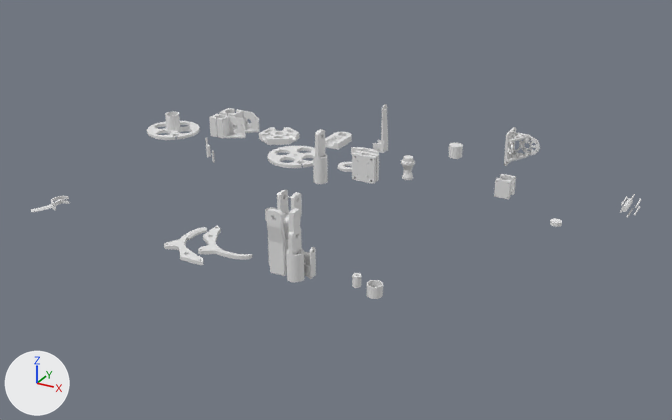
The Blender file robot-parts/robot-parts-2.blend as it was, and as the next commit left it.
Rendered twice from a 50 mm camera at (915.0, -1225.0, 751.0) aimed at (78.0, 297.0, -10.0). The axes (+X, +Y, +Z) are drawn at lower left. The lights are the same throughout.

Names of what the first picture shows: 'arm-upper', 'base', 'base-disk', 'claw-L', 'claw-R', 'disk', 'elbow-joint', 'finger-piece', 'hand-piece', 'motor-mount-2', 'mount-plate', 'mount1-2', 'thread-end', 'thumb-piece'.
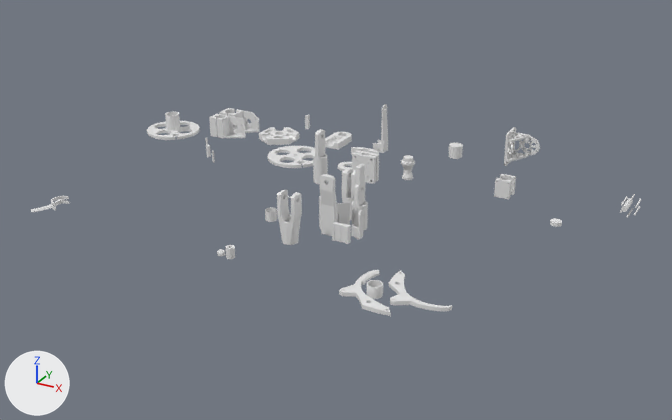
What differs and where, as boxes (x1, y1, x2, y2) in the pictures (672 x 420 px):
'arm-upper', moved
    before: (266, 209, 288, 276)
    after: (319, 174, 350, 236)
'hand-piece', moved
    before: (286, 208, 305, 282)
    after: (352, 164, 368, 230)
'claw-L', moved
    before: (164, 227, 207, 265)
    after: (339, 270, 391, 316)
'claw-R', moved
    before: (198, 226, 252, 259)
    after: (389, 271, 452, 311)
'elbow-joint', moved
    before: (275, 213, 289, 240)
    after: (342, 168, 356, 220)
'thumb-piece', moved
    before: (304, 247, 316, 279)
    after: (351, 210, 364, 240)
'finger-piece', moved
    before: (304, 251, 310, 265)
    after: (332, 222, 351, 244)
'thread-end', moved
    before: (352, 273, 361, 288)
    after: (225, 245, 235, 259)
'clamp-hole', added
    after: (305, 115, 310, 129)

Patch to the scene script:
```diff
--- a/robot-parts/robot-parts-2.blend.py
+++ b/robot-parts/robot-parts-2.blend.py
@@ me_cube_006 @@
+me_cube_006.from_pydata(...)  # a box spanning x -6.3..1.9, y -2.4..-0.4, z -15.5..15.5; a box spanning x -3.2..-1.2, y 1.3..9.4, z -15.5..15.4
@@ ob_claw_r @@
 ob_claw_r = bpy.data.objects.new('claw-R', me_cylinder_018)
-ob_claw_r.location = (-50.0, 44.0, 0.0)
+ob_claw_r.location = (335.0, 44.0, 0.0)
 ob_claw_r.rotation_euler = (-0.00137, 0.00191, -1.037)  # degrees (-0.1, 0.1, -59)
@@ ob_hand_piece @@
 ob_hand_piece = bpy.data.objects.new('hand-piece', me_circle_016)
-ob_hand_piece.location = (169.0, -12.0, 0.0)
+ob_hand_piece.location = (169.0, 225.0, 0.0)
 ob_hand_piece.scale = (11.2, 11.2, 11.2)
@@ ob_arm_upper @@
 ob_arm_upper = bpy.data.objects.new('arm-upper', me_circle_015)
-ob_arm_upper.location = (132.0, -11.0, 0.0)
+ob_arm_upper.location = (132.0, 170.0, 0.0)
 ob_arm_upper.rotation_euler = (0.0, 0.0, -1.571)  # degrees (0, 0, -90)
@@ ob_claw_l @@
 ob_claw_l = bpy.data.objects.new('claw-L', me_cylinder_013)
-ob_claw_l.location = (-44.0, -37.0, 0.0)
+ob_claw_l.location = (322.0, -37.0, 0.0)
 ob_claw_l.rotation_euler = (-0.00137, 0.00191, -0.459)  # degrees (-0.1, 0.1, -26)
@@ ob_finger_piece @@
 ob_finger_piece = bpy.data.objects.new('finger-piece', me_circle_017)
-ob_finger_piece.location = (167.0, 19.0, 0.0)
+ob_finger_piece.location = (167.0, 155.0, 0.0)
 ob_finger_piece.scale = (11.2, 11.2, 11.2)
@@ ob_elbow_joint @@
 ob_elbow_joint = bpy.data.objects.new('elbow-joint', me_circle_012)
-ob_elbow_joint.location = (133.0, 16.0, 0.0)
+ob_elbow_joint.location = (133.0, 261.0, 0.0)
 ob_elbow_joint.scale = (11.2, 11.2, 11.2)
@@ ob_thread_end @@
 ob_thread_end = bpy.data.objects.new('thread-end', me_circle_011)
-ob_thread_end.location = (274.0, 13.0, 0.0)
+ob_thread_end.location = (25.0, 0.0, 0.0)
@@ ob_thumb_piece @@
 ob_thumb_piece = bpy.data.objects.new('thumb-piece', me_cube_005)
-ob_thumb_piece.location = (181.0, 6.0, 0.0)
+ob_thumb_piece.location = (181.0, 185.0, 0.0)
 ob_thumb_piece.rotation_euler = (0.0, 3.142, 0.0)  # degrees (0, 180, 0)
@@ ob_clamp_hole @@
+ob_clamp_hole = bpy.data.objects.new('clamp-hole', me_cube_006)
+ob_clamp_hole.location = (-99.0, 489.0, 93.0)
```
